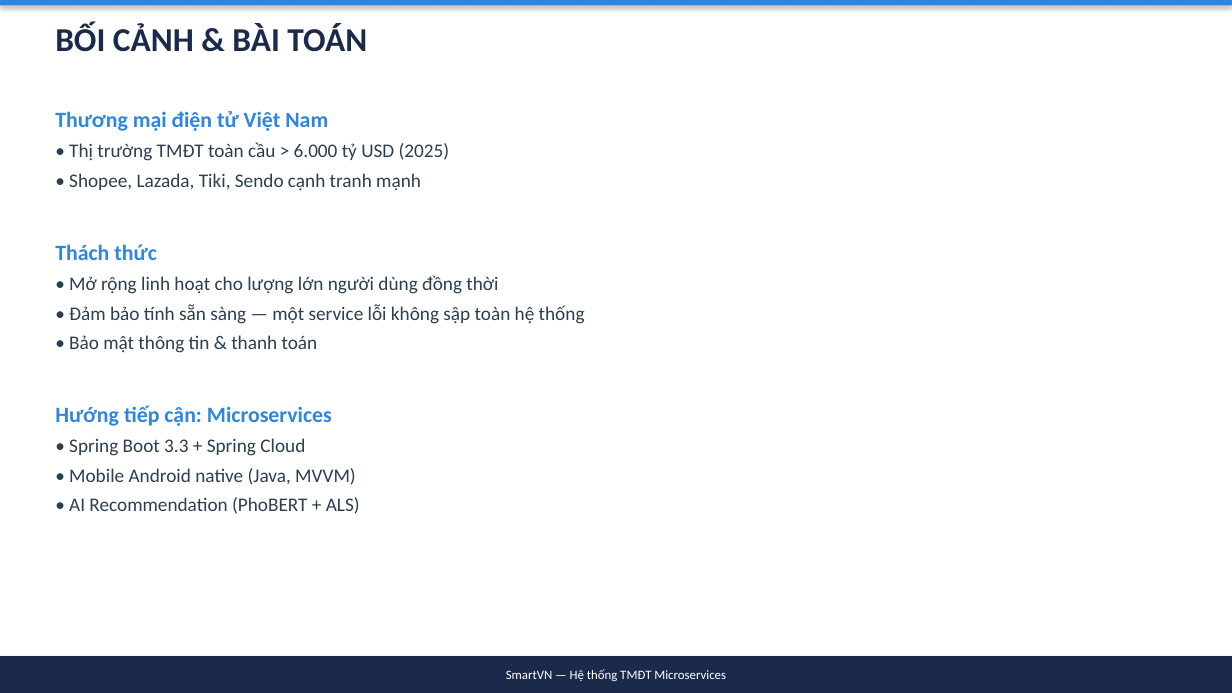
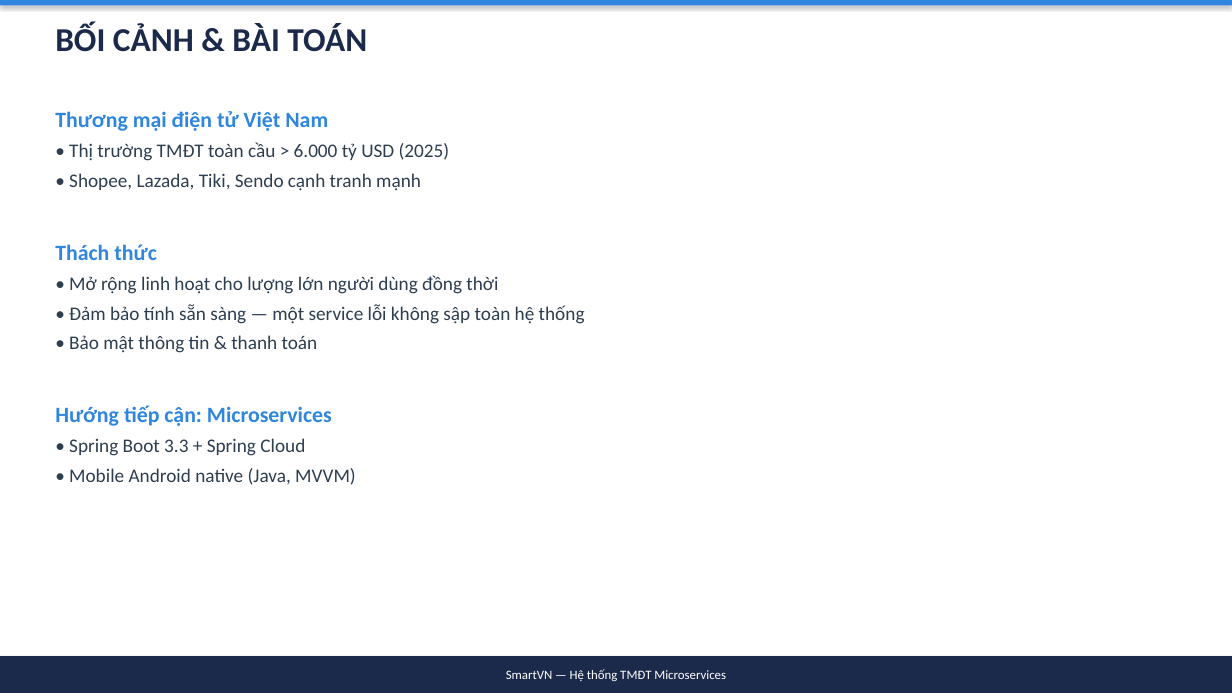
Before and after one commit to simasangggg/smartvn-report, a slide deck: slide 4 of SmartVN-Slides.pptx. Drawn at 1232x693 pixels with LibreOffice and Linux fonts; fonts in the diff are those of the drawing. Boxes give left, top, right and bottom in pixels: in the first picture for what was removed or moved away, otherwise in the second. Text is boxed around its words. In the diff, an @@ line names an element or a change of style, - is before the commit and + after.

Commit message:
refactor: Xóa phần AI Recommendation, giảm xuống 21 slides
- Xóa tất cả nội dung liên quan AI/Recommendation (PhoBERT, ALS)
- Xóa Recommend Service khỏi bảng services
- Xóa slide Recommendation System
- Xóa diagrams/seq-recommend.png
- Giảm 23 → 21 slides
- Regenerate DOCX và PPTX

```diff
--- a/SmartVN-Slides.pptx
+++ b/SmartVN-Slides.pptx
@@ text at box(69, 497, 360, 514): paragraph removed @@
-• AI Recommendation (PhoBERT + ALS)
```
Also in this commit, not shown: 8 other slides changed, 1 slide added, 3 slides removed, 5 other files.
